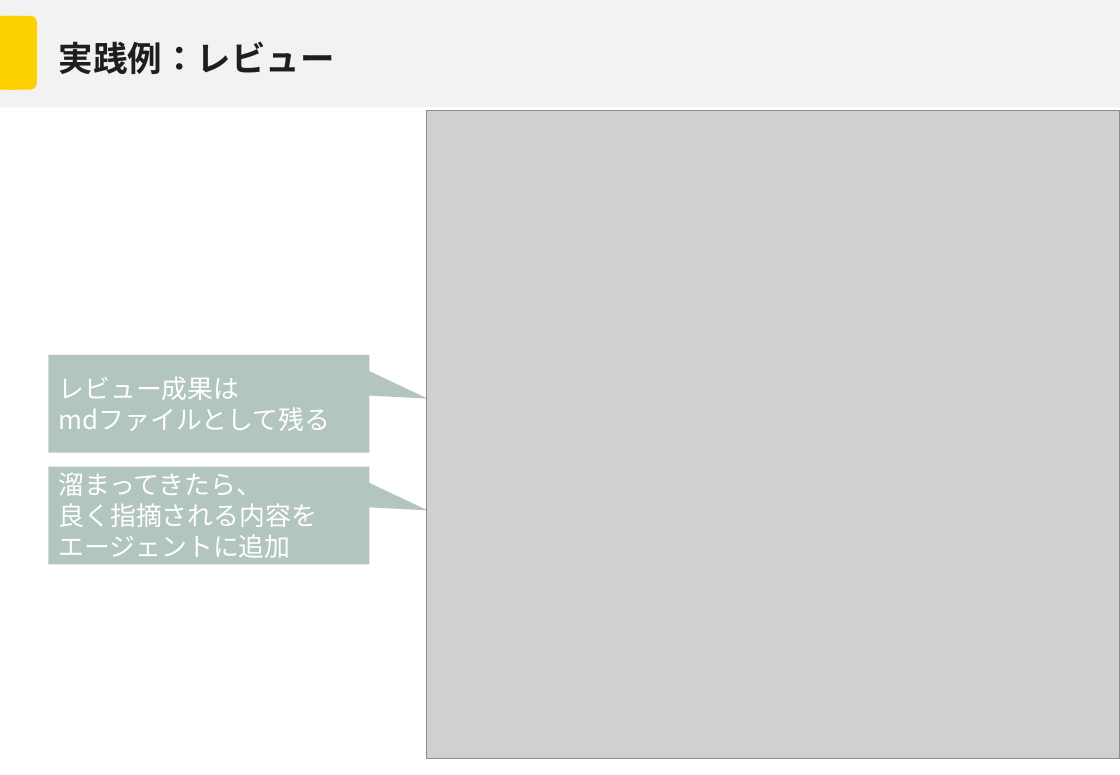
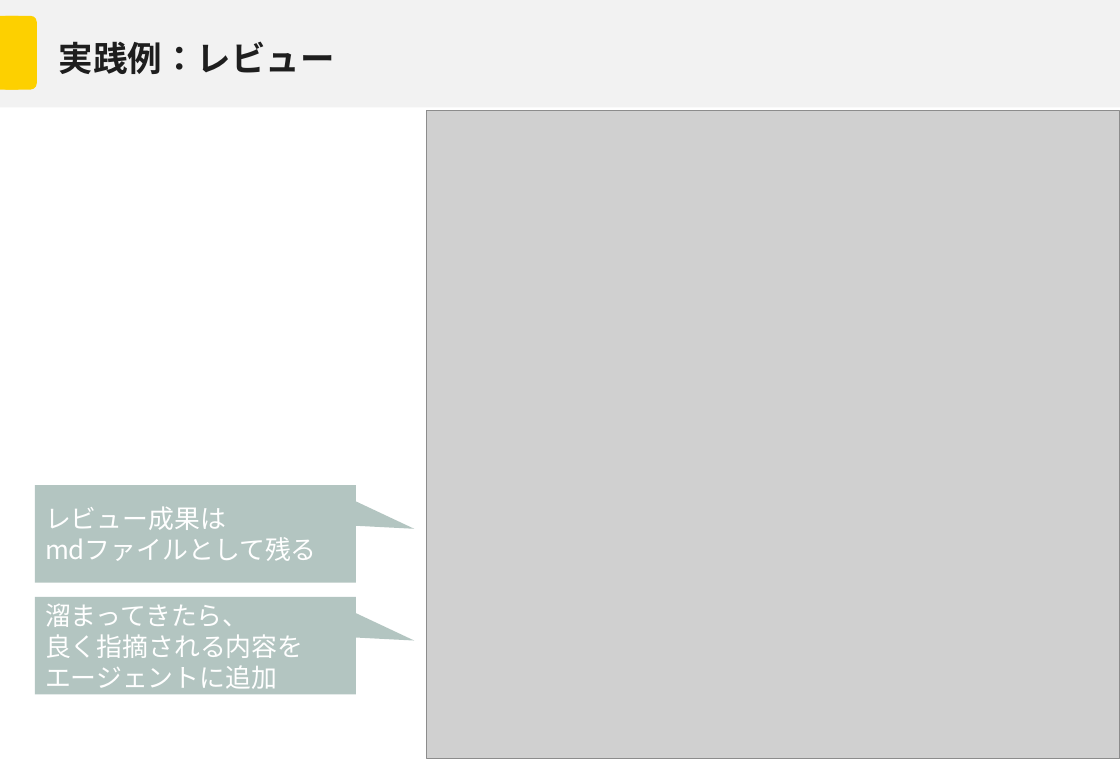
Before and after one commit to Mori-Taiki/Presentation, a slide deck: slide 26 of TechMeeting202604/techmeeting20260406.pptx (slide 25 before the commit). Drawn at 1120x775 pixels with LibreOffice and Linux fonts; fonts in the diff are those of the drawing; grey boxes stand for pictures; background and template pictures are left out. Boxes give left, top, right and bottom in pixels: in the first picture for what was removed or moved away, otherwise in the second. Text is boxed around its words. In the diff, an @@ line names an element or a change of style, - is before the commit and + after.

```diff
--- a/TechMeeting202604/techmeeting20260406.pptx
+++ b/TechMeeting202604/techmeeting20260406.pptx
@@ speech box "レビュー成果は": place and size @@
-speech box "レビュー成果は" at [49, 356, 370, 453]
+speech box "レビュー成果は" at [35, 485, 357, 582]
@@ speech box "溜まってきたら、": place and size @@
-speech box "溜まってきたら、" at [49, 467, 370, 565]
+speech box "溜まってきたら、" at [35, 598, 357, 695]
```
Also in this commit, not shown: 4 other slides changed, 1 slide added.
